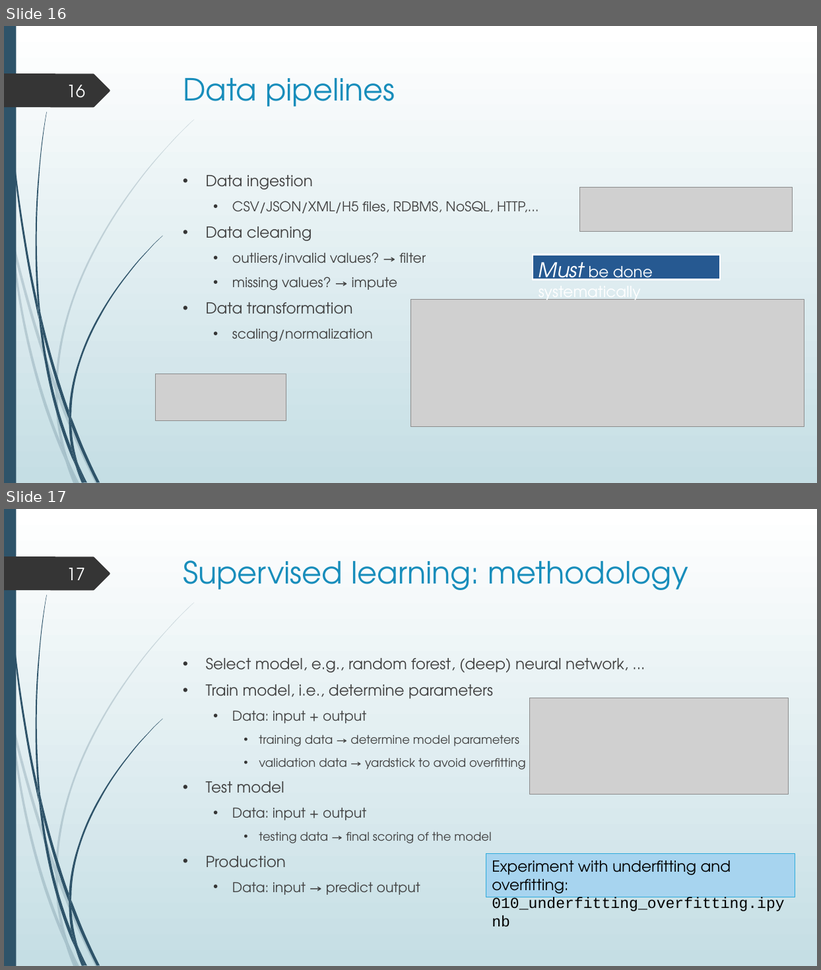
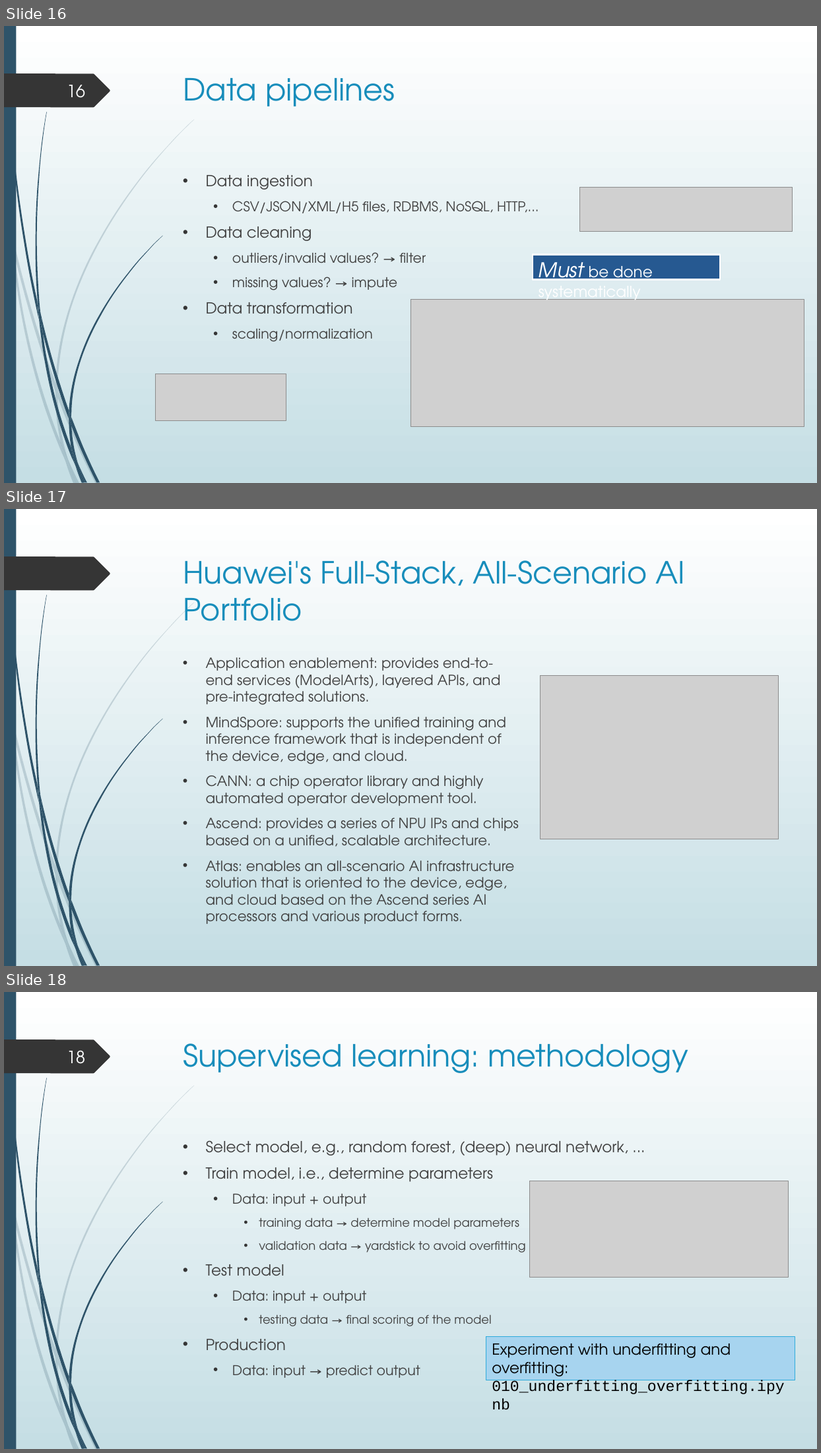
Before and after one commit to dimaskiddo/machine-learning, a slide deck: AI Presentation Mahir.pptx. Shown one above the other, each under a label of ours: slides 16 and 17 before the commit, slides 16, 17 and 18 after it. The pictures are 821x970 and 821x1453 pixels, drawn with LibreOffice and Linux fonts; fonts in the diff are those of the drawing; grey boxes stand for pictures. Boxes give left, top, right and bottom in pixels: in the first picture for what was removed or moved away, otherwise in the second. Text is boxed around its words. In the diff, an @@ line names an element or a change of style, - is before the commit and + after.

```diff
--- a/AI Presentation Mahir.pptx
+++ b/AI Presentation Mahir.pptx
@@ slide 17 added at <box>4,509,817,966</box>, background gradient #FFFFFF to #C5DEE5; not listed: 24 template elements that a slide beside it also shows @@
@@ title added at <box>183,560,685,621</box>, 36 pt, text #178DBB @@
+Huawei's Full-Stack, All-Scenario AI Portfolio
@@ text added at <box>206,657,519,912</box>, 16.6 pt, text #404040 @@
+• Application enablement: provides end-to- end services (ModelArts), layered APIs, and pre-integrated solutions.
+• MindSpore: supports the unified training and inference framework that is independent of the device, edge, and cloud.
+• CANN: a chip operator library and highly automated operator development tool.
+• Ascend: provides a series of NPU IPs and chips based on a unified, scalable architecture.
+• Atlas: enables an all-scenario AI infrastructure solution that is oriented to the device, edge, and cloud based on the Ascend series AI processors and various product forms.
@@ picture added at <box>541,675,779,839</box> @@
@@ what was slide 17 is now slide 18 @@
@@ page number at <box>67,1050,85,1064</box>: text changed @@
-17
+18
```
Also in this commit, not shown: 4 slides changed, 1 other file.
